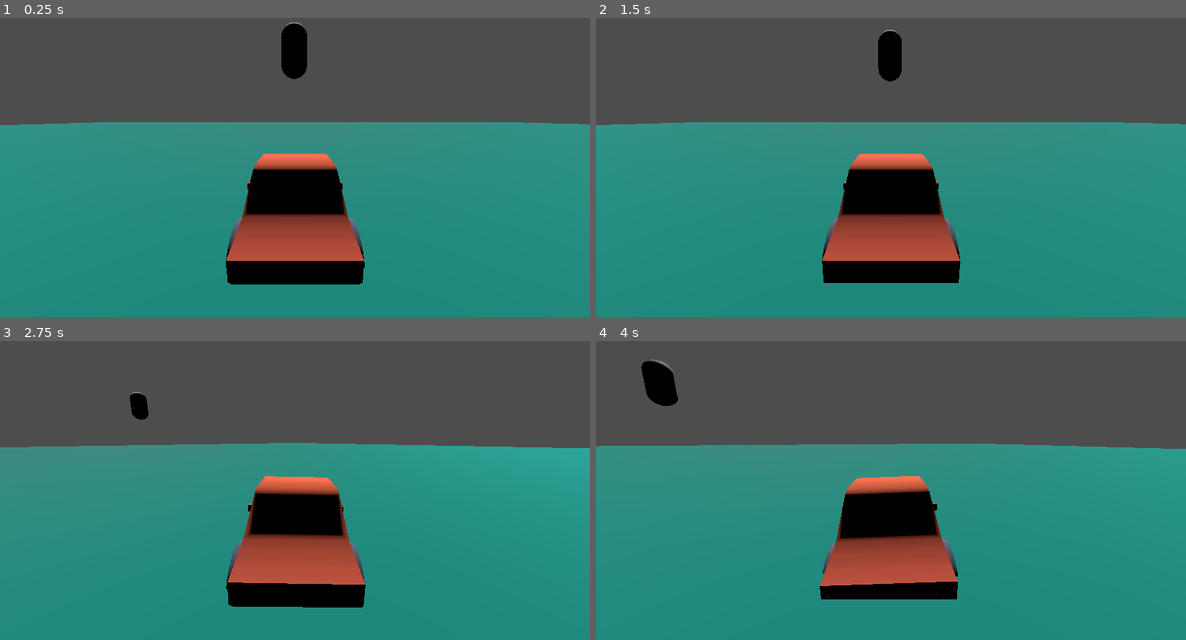
Above: before the commit, frames 1-4 (two rows, left to right).
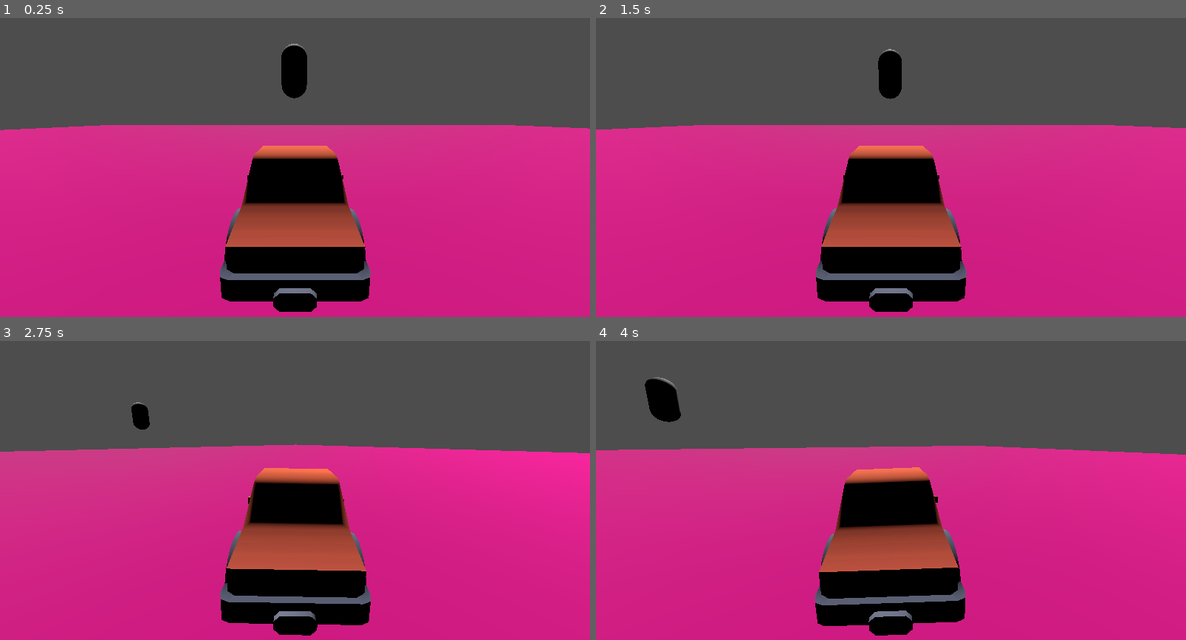
Above: after the commit, the same moments.

Repository: 12DGT-Project/Race-Game-12-DGT
Game: Godot game, scene res://Game Elements/Scenes/main.tscn
Two runs of this game, one before a commit and one after it. Both use one fixed random seed, a clock stepped at 60 frames per second and the inputs below.
Inputs:
- Up to frame 1 (0.25 s): no input
- Up to frame 2 (1.5 s): hold D (SteerRight) 0.53-1.28 s; tap Shift (Drift) at 0.6, 1.35 s; tap Enter at 1.25 s; hold Space (Brake) from 1.28 s (still down)
- Up to frame 3 (2.75 s): release Space (Brake) at 2.03 s; hold D (SteerRight) from 2.03 s (still down); tap Shift (Drift) at 2.1 s
- Up to frame 4 (4 s): release D (SteerRight) at 2.78 s; hold W (Accelerate) 2.78-3.53 s; tap Shift (Drift) at 2.85, 3.6 s; hold A (SteerLeft) from 3.53 s (still down)

The runs differ from the first frame. In frame 1, 61% of the frame differs, in the area x 0-100%, y 1-100%; in frame 2, 61%; in frame 3, 61%; in frame 4, 61%, in the area x 0-100%, y 6-100%.

Commit message:
Commit
Car now works

Diff:
--- a/Practice Files/car-physics-tutorial/Game Elements/Scenes/car_body.tscn
+++ b/Practice Files/car-physics-tutorial/Game Elements/Scenes/car_body.tscn
@@ -189,15 +189,15 @@
 length = 0.2
 tracks/0/type = "value"
 tracks/0/imported = false
-tracks/0/enabled = false
+tracks/0/enabled = true
 tracks/0/path = NodePath("Car Body/Model:position")
 tracks/0/interp = 1
 tracks/0/loop_wrap = true
 tracks/0/keys = {
-"times": PackedFloat32Array(0, 0.1),
-"transitions": PackedFloat32Array(1, 1),
-"update": 0,
-"values": [Vector3(0, -0.475, 0), Vector3(0, -0.91289, 0)]
+"times": PackedFloat32Array(0, 0.1, 0.2),
+"transitions": PackedFloat32Array(1, 1, 1),
+"update": 0,
+"values": [Vector3(0, -0.134455, 0), Vector3(0, 0.107586, 0), Vector3(0, -0.257392, 0)]
 }
 
 [sub_resource type="Animation" id="Animation_xdebt"]
@@ -212,13 +212,59 @@
 "times": PackedFloat32Array(0),
 "transitions": PackedFloat32Array(1),
 "update": 0,
-"values": [Vector3(0, -1, 0)]
+"values": [Vector3(0, -0.134455, 0)]
+}
+tracks/1/type = "value"
+tracks/1/imported = false
+tracks/1/enabled = true
+tracks/1/path = NodePath("Car Body/Camera3D:fov")
+tracks/1/interp = 1
+tracks/1/loop_wrap = true
+tracks/1/keys = {
+"times": PackedFloat32Array(0),
+"transitions": PackedFloat32Array(1),
+"update": 0,
+"values": [80.0]
+}
+
+[sub_resource type="Animation" id="Animation_gfjmj"]
+resource_name = "Zoom Out"
+length = 0.25
+tracks/0/type = "value"
+tracks/0/imported = false
+tracks/0/enabled = true
+tracks/0/path = NodePath("Car Body/Camera3D:fov")
+tracks/0/interp = 1
+tracks/0/loop_wrap = true
+tracks/0/keys = {
+"times": PackedFloat32Array(0, 0.25),
+"transitions": PackedFloat32Array(1, 1),
+"update": 0,
+"values": [80.0, 95.0]
+}
+
+[sub_resource type="Animation" id="Animation_cgajk"]
+resource_name = "Zoom In"
+length = 0.2
+tracks/0/type = "value"
+tracks/0/imported = false
+tracks/0/enabled = true
+tracks/0/path = NodePath("Car Body/Camera3D:fov")
+tracks/0/interp = 1
+tracks/0/loop_wrap = true
+tracks/0/keys = {
+"times": PackedFloat32Array(0, 0.2),
+"transitions": PackedFloat32Array(1, 1),
+"update": 0,
+"values": [95.0, 80.0]
 }
 
 [sub_resource type="AnimationLibrary" id="AnimationLibrary_gfjmj"]
 _data = {
 &"Hop": SubResource("Animation_qs7cx"),
-&"RESET": SubResource("Animation_xdebt")
+&"RESET": SubResource("Animation_xdebt"),
+&"Zoom In": SubResource("Animation_cgajk"),
+&"Zoom Out": SubResource("Animation_gfjmj")
 }
 
 [node name="Car" type="Node3D"]
@@ -235,9 +281,10 @@
 shape = SubResource("SphereShape3D_qs7cx")
 
 [node name="Car Body" type="Node3D" parent="."]
+transform = Transform3D(1, 0, 0, 0, 1, 0, 0, 0, 1, 0, 0.234295, 0)
 
 [node name="Model" type="Node3D" parent="Car Body"]
-transform = Transform3D(-1, 0, -8.74228e-08, 0, 1, 0, 8.74228e-08, 0, -1, 0, -1, 0)
+transform = Transform3D(-1, 0, -8.74228e-08, 0, 1, 0, 8.74228e-08, 0, -1, 0, -0.134455, 0)
 
 [node name="body" type="MeshInstance3D" parent="Car Body/Model"]
 transform = Transform3D(1, 0, 0, 0, 1, 0, 0, 0, 1, -0.00133705, 0.159634, -0.0200085)
@@ -265,7 +312,7 @@
 skeleton = NodePath("")
 
 [node name="Camera3D" type="Camera3D" parent="Car Body"]
-transform = Transform3D(1, 0, 0, 0, 0.984808, 0.173648, 0, -0.173648, 0.984808, 0, 0.841106, 2.64323)
+transform = Transform3D(1, 0, 0, 0, 0.984808, 0.173648, 0, -0.173648, 0.984808, 0, 1.58461, 2.64323)
 fov = 80.0
 
 [node name="DriftTimer" type="Timer" parent="."]
--- a/Practice Files/car-physics-tutorial/Game Elements/Scenes/main.tscn
+++ b/Practice Files/car-physics-tutorial/Game Elements/Scenes/main.tscn
@@ -3,7 +3,7 @@
 [ext_resource type="PackedScene" uid="uid://5unn2y7qly0w" path="res://Game Elements/Scenes/car_body.tscn" id="1_rg0ru"]
 
 [sub_resource type="StandardMaterial3D" id="StandardMaterial3D_rg0ru"]
-albedo_color = Color(0.0653109, 0.593442, 0.538593, 1)
+albedo_color = Color(0.909073, 3.94672e-06, 0.56394, 1)
 
 [sub_resource type="CapsuleMesh" id="CapsuleMesh_rg0ru"]
 
--- a/Practice Files/car-physics-tutorial/Game Elements/Scripts/car_script.gd
+++ b/Practice Files/car-physics-tutorial/Game Elements/Scripts/car_script.gd
@@ -7,6 +7,8 @@
 @onready var MeshBody: MeshInstance3D = $"Car Body/Model/body"
 @onready var drift_timer: Timer = $DriftTimer
 @onready var boost_timer: Timer = $BoostTimer
+@onready var animation_player: AnimationPlayer = $AnimationPlayer
+
 
 var acceleration = 70.0
 var steering = 12.0
@@ -49,6 +51,8 @@
 	if Ball.linear_velocity.length() > 0.75:
 		RotateCar(delta)
 
+
+
 func RotateCar(delta : float) -> void:
 	var new_basis = CarBody.global_transform.basis.rotated(CarBody.global_transform.basis.y, rotate_input)
 	CarBody.global_transform.basis = CarBody.global_transform.basis.slerp(new_basis, turn_speed * delta)
@@ -58,7 +62,7 @@
 
 func StartDrift():
 	Drifting = true
-	#Anim.play("Hop")
+	animation_player.play("Hop")
 	MinimumDrift = false
 	DriftDirection = rotate_input
 	drift_timer.start()
@@ -67,7 +71,7 @@
 	if MinimumDrift:
 		Boost = DriftBoost
 		boost_timer.start()
-		# Anim.play("Zoom out")
+		animation_player.play("Zoom Out")
 	Drifting = false
 	MinimumDrift = false
 
@@ -76,4 +80,5 @@
 		MinimumDrift = true
 
 func _on_boost_timer_timeout() -> void:
-	Boost = 1
+	Boost = 1.0
+	animation_player.play("Zoom In")
Not shown: 1 places in Practice Files/car-physics-tutorial/Game Elements/Scenes/car_body.tscn that only renumber resources
